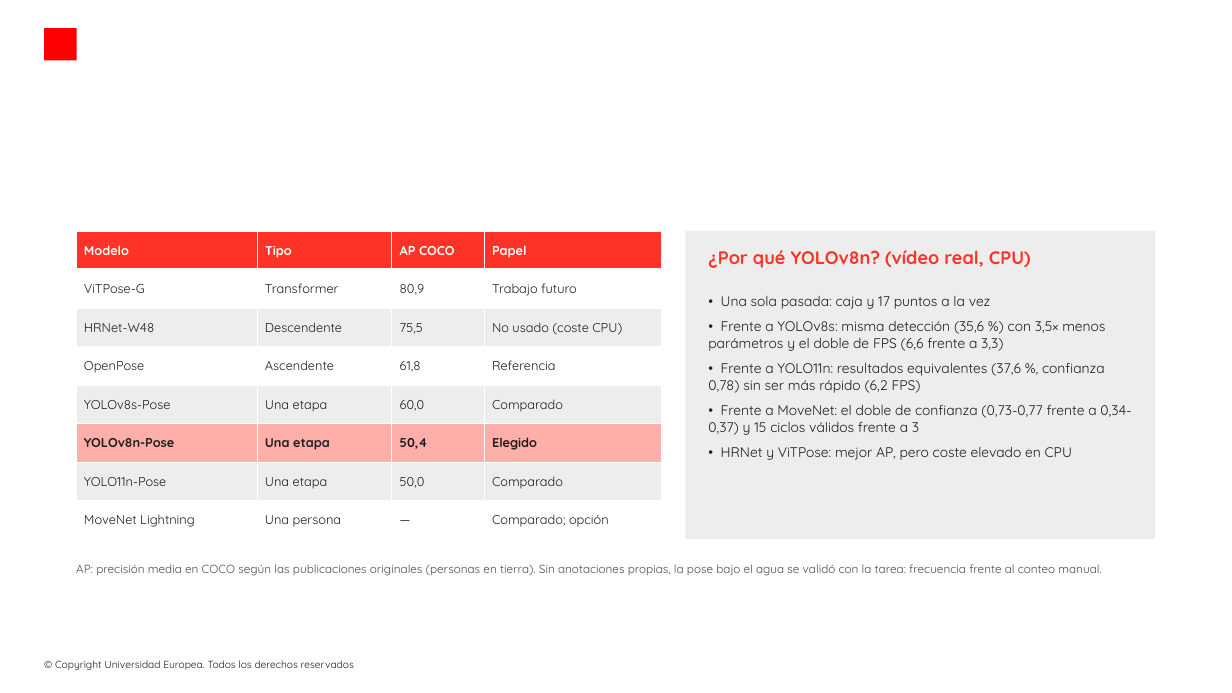
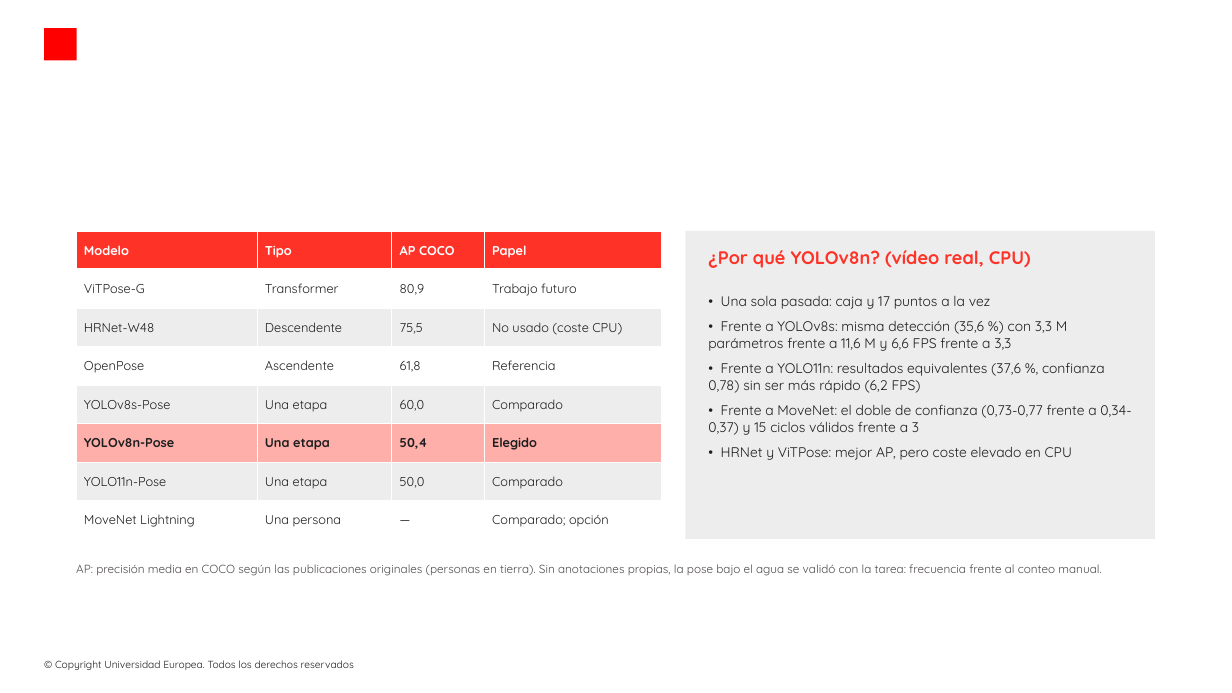
Before and after one commit to modeliana1-rgb/Strokelab, a slide deck: slide 3 of presentacion/StrokeLab_apoyo_preguntas.pptx. Drawn at 1232x693 pixels with LibreOffice and Linux fonts; fonts in the diff are those of the drawing; background and template pictures are left out. Boxes give left, top, right and bottom in pixels: in the first picture for what was removed or moved away, otherwise in the second. Text is boxed around its words. In the diff, an @@ line names an element or a change of style, - is before the commit and + after.

```diff
--- a/presentacion/StrokeLab_apoyo_preguntas.pptx
+++ b/presentacion/StrokeLab_apoyo_preguntas.pptx
@@ text at box(708, 321, 1068, 351): text changed @@
-• Frente a YOLOv8s: misma detección (35,6 %) con 3,5× menos parámetros y el doble de FPS (6,6 frente a 3,3)
+• Frente a YOLOv8s: misma detección (35,6 %) con 3,3 M parámetros frente a 11,6 M y 6,6 FPS frente a 3,3
```
Also in this commit, not shown: 3 other files.
